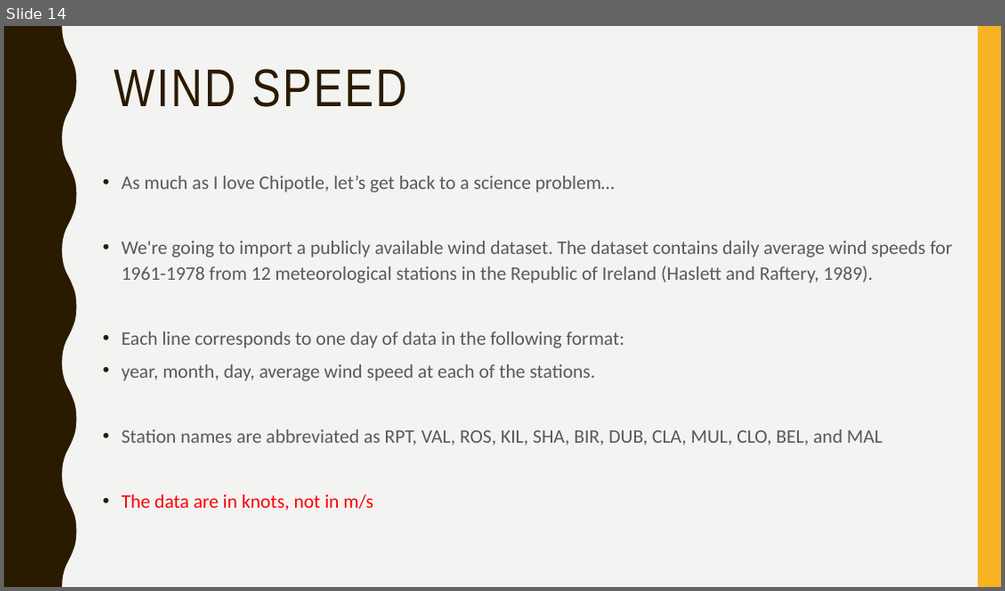
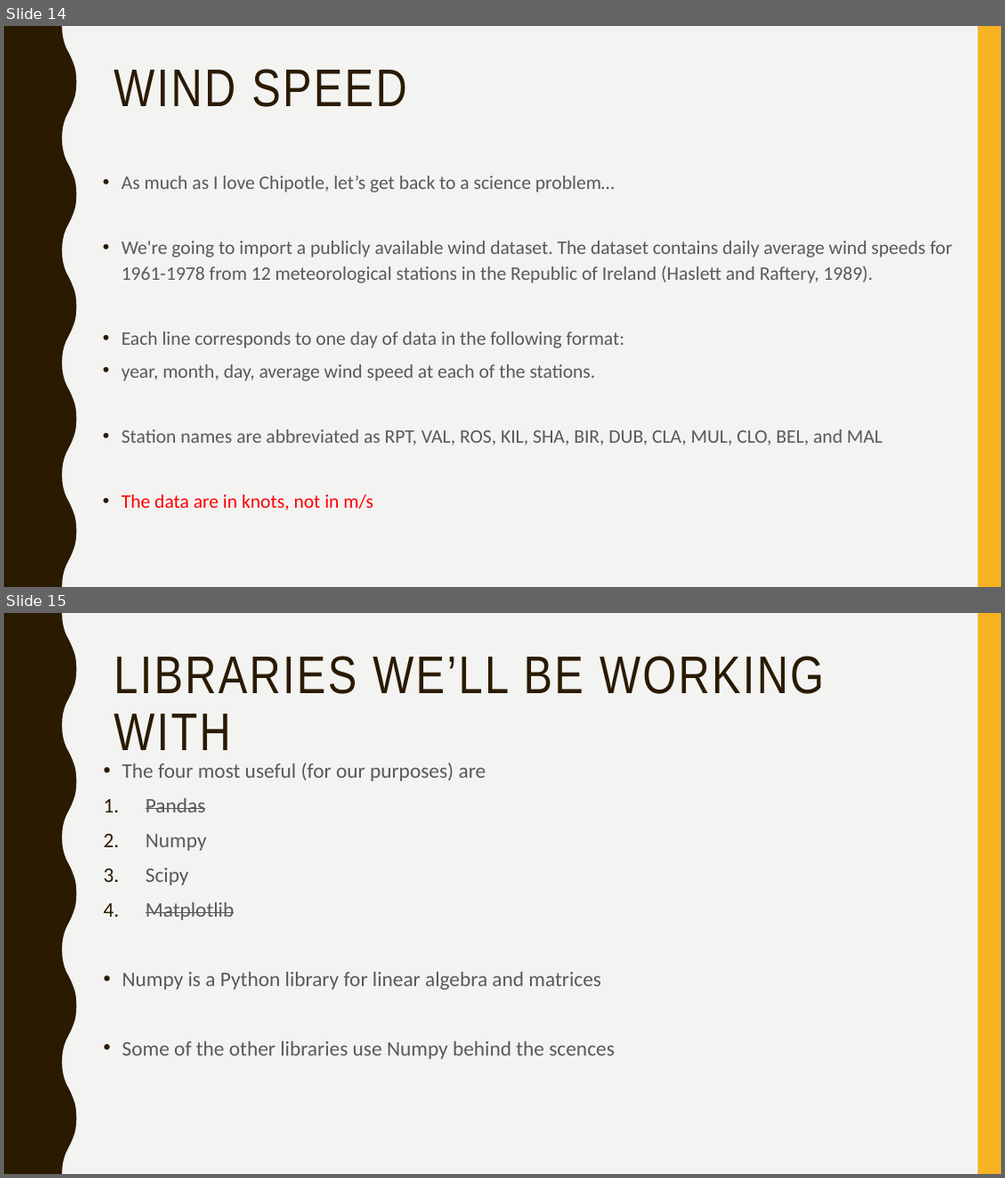
Before and after one commit to narock/scientific_computing_course, a slide deck: 02_Libraries/02_Scientific_Computing_Libs.pptx. Shown one above the other, each under a label of ours: slide 14 before the commit, slides 14 and 15 after it. The pictures are 1005x591 and 1005x1178 pixels, drawn with LibreOffice and Linux fonts; fonts in the diff are those of the drawing. Boxes give left, top, right and bottom in pixels: in the first picture for what was removed or moved away, otherwise in the second. Text is boxed around its words. In the diff, an @@ line names an element or a change of style, - is before the commit and + after.

Commit message:
Updates to Intro and Libraries slides/notebooks

```diff
--- a/02_Libraries/02_Scientific_Computing_Libs.pptx
+++ b/02_Libraries/02_Scientific_Computing_Libs.pptx
@@ slide 15 added at [4, 613, 1001, 1174], background #F3F3F2; not listed: 2 template elements that a slide beside it also shows @@
@@ title added at [113, 656, 824, 750], 51 pt, text #2A1A00 @@
+LIBRARIES WE’LL BE WORKING WITH
@@ text added at [122, 763, 615, 1059], 20 pt, text #595959 @@
+• The four most useful (for our purposes) are
+1. Pandas
+2. Numpy
+3. Scipy
+4. Matplotlib
+• Numpy is a Python library for linear algebra and matrices
+• Some of the other libraries use Numpy behind the scences
```
Also in this commit, not shown: 13 other slides added, 2 slides removed, 8 other files.
